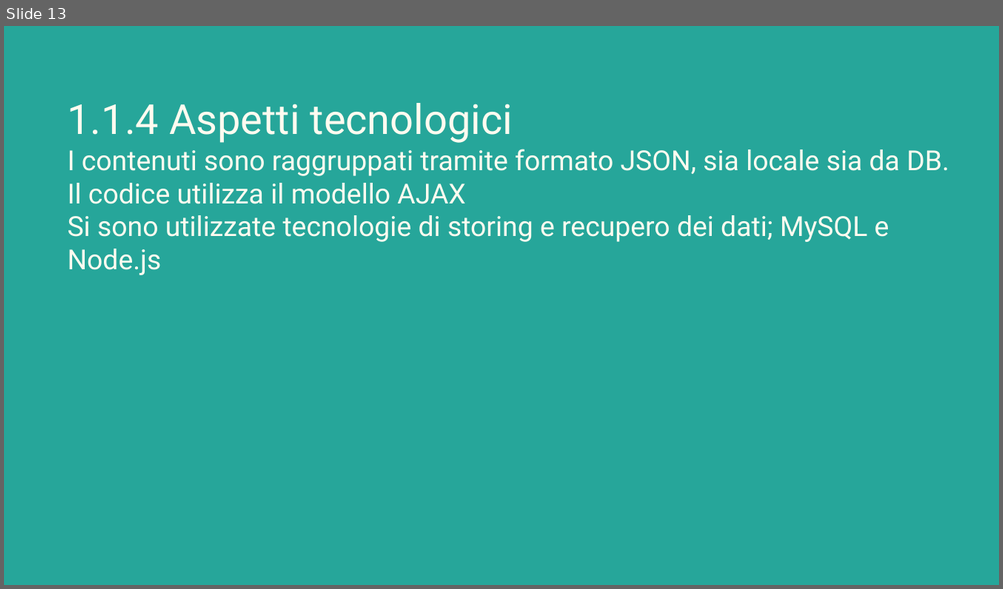
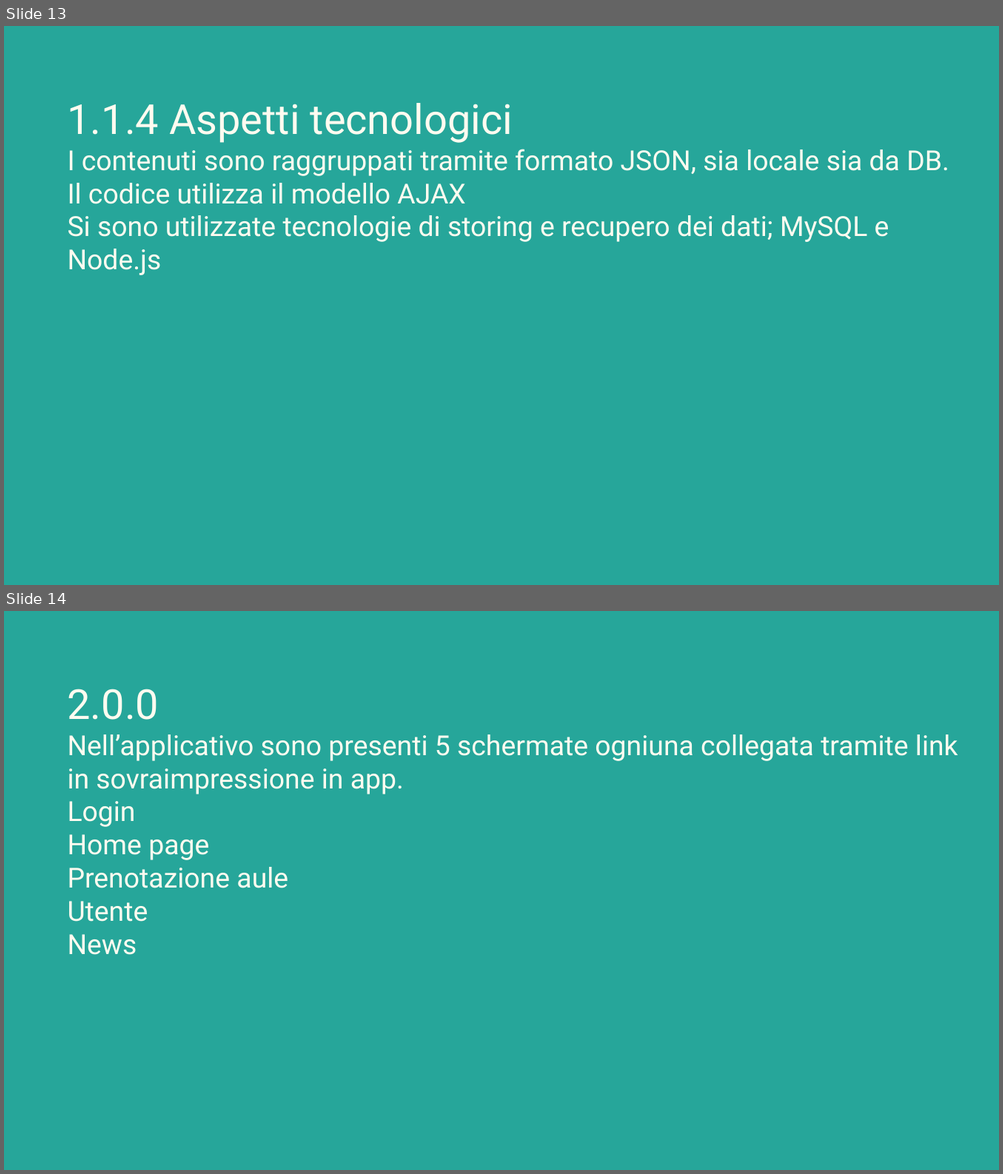
Before and after one commit to Giulia248/UniBookMi, a slide deck: others/Relazione UniBookMi.pptx. Shown one above the other, each under a label of ours: slide 13 before the commit, slides 13 and 14 after it. The pictures are 1003x589 and 1003x1174 pixels, drawn with LibreOffice and Linux fonts; fonts in the diff are those of the drawing. Boxes give left, top, right and bottom in pixels: in the first picture for what was removed or moved away, otherwise in the second. Text is boxed around its words. In the diff, an @@ line names an element or a change of style, - is before the commit and + after.

```diff
--- a/others/Relazione UniBookMi.pptx
+++ b/others/Relazione UniBookMi.pptx
@@ slide 14 added at bbox=[4, 611, 999, 1170], background #26A69A @@
@@ title added at bbox=[68, 689, 958, 955], 20 pt, text #FFFBF0 @@
+2.0.0
+Nell’applicativo sono presenti 5 schermate ogniuna collegata tramite link in sovraimpressione in app.
+Login
+Home page
+Prenotazione aule
+Utente
+News
```
Also in this commit, not shown: 3 other slides added.
